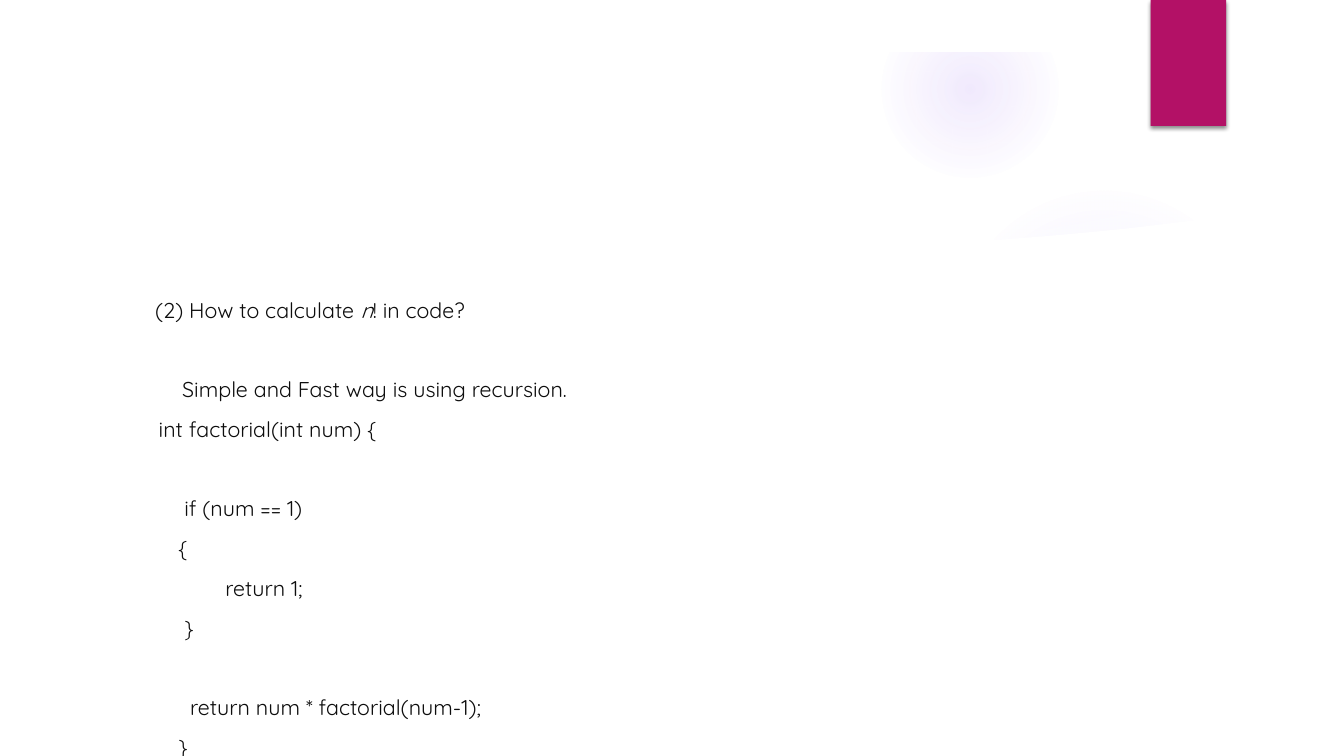
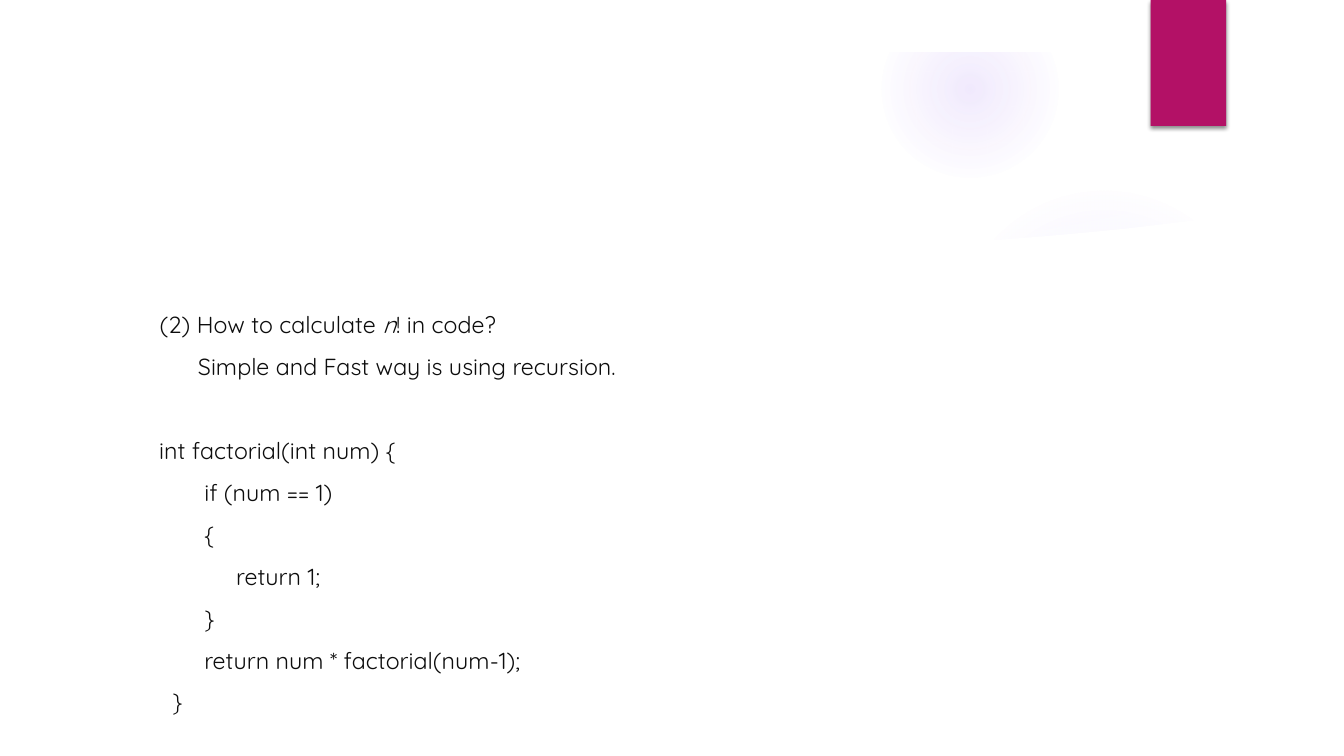
Before and after one commit to YunshanJiang/TripleTreeEngine, a slide deck: slide 3 of Docs/Advance programming PPT.pptx. Drawn at 1344x756 pixels with LibreOffice and Linux fonts; fonts in the diff are those of the drawing; background and template pictures are left out. Boxes give left, top, right and bottom in pixels: in the first picture for what was removed or moved away, otherwise in the second. Text is boxed around its words. In the diff, an @@ line names an element or a change of style, - is before the commit and + after.

```diff
--- a/Docs/Advance programming PPT.pptx
+++ b/Docs/Advance programming PPT.pptx
@@ text "(2) How to calculate n! ..." at (159, 316, 616, 674): size 15.3 to 16.6 pt @@
```
Also in this commit, not shown: 5 other slides changed.
